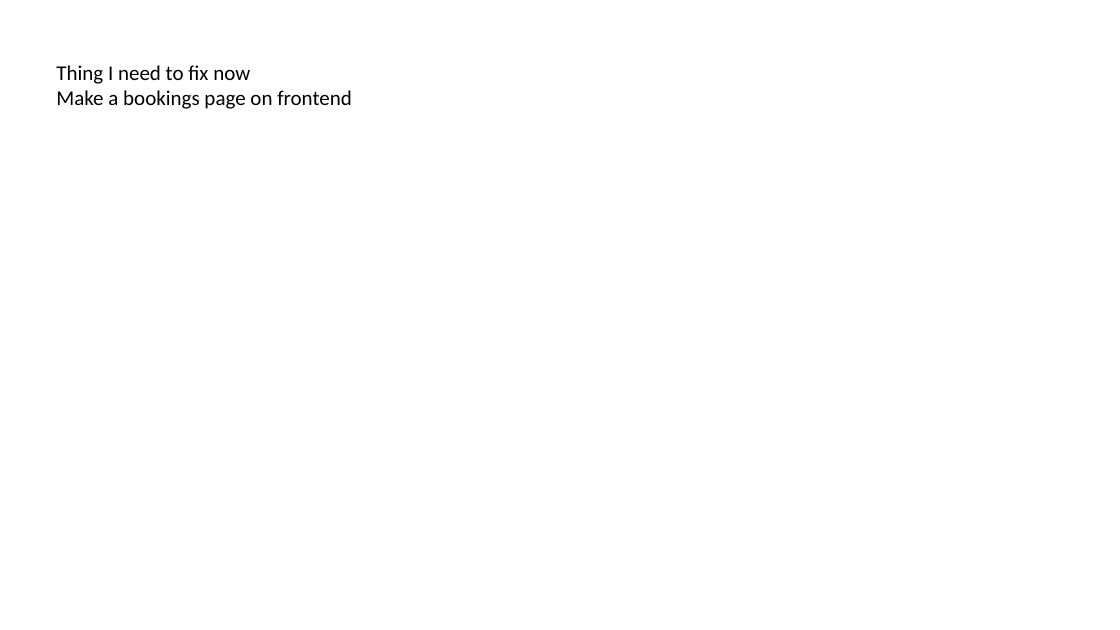
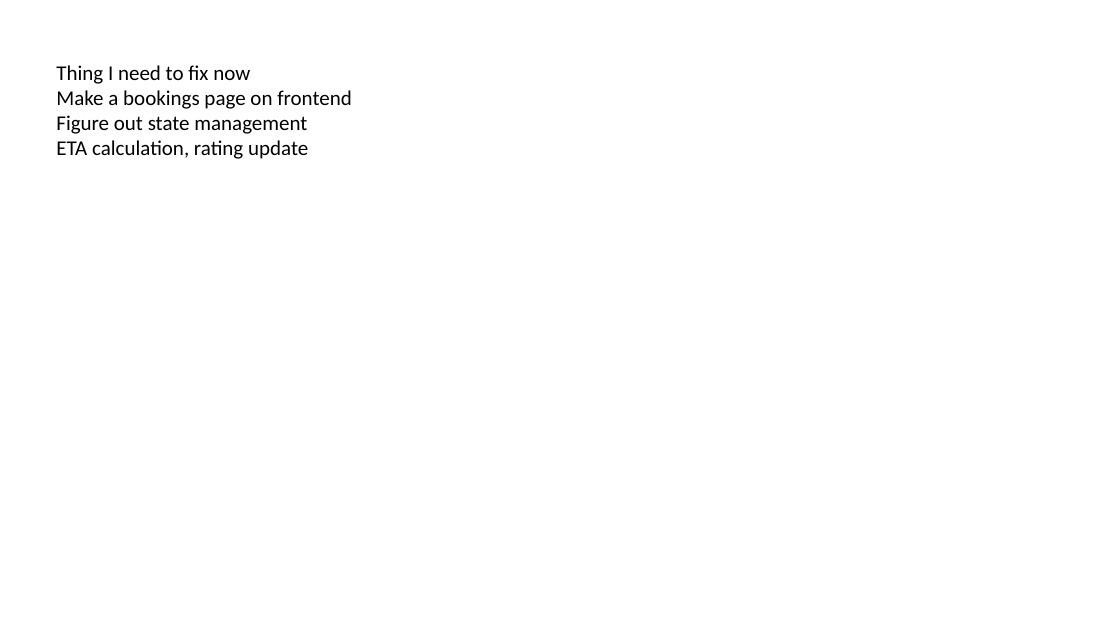
Before and after one commit to radtina/Carpool, a slide deck: slide 7 of backend/diagrams/diagrams.pptx. Drawn at 1120x630 pixels with LibreOffice and Linux fonts; fonts in the diff are those of the drawing. Boxes give left, top, right and bottom in pixels: in the first picture for what was removed or moved away, otherwise in the second. Text is boxed around its words. In the diff, an @@ line names an element or a change of style, - is before the commit and + after.

```diff
--- a/backend/diagrams/diagrams.pptx
+++ b/backend/diagrams/diagrams.pptx
@@ text at <box>56,115,308,159</box>: paragraphs added @@
+Figure out state management
+ETA calculation, rating update
```
Also in this commit, not shown: 2 other slides changed, 13 other files.
